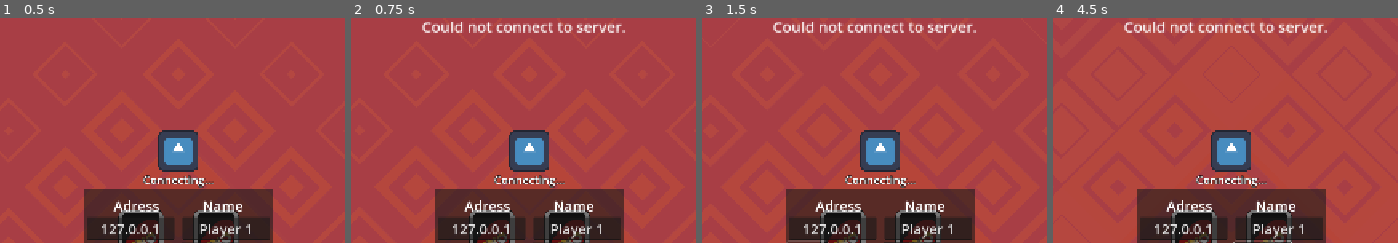
Above: before the commit, frames 1-4 (left to right).
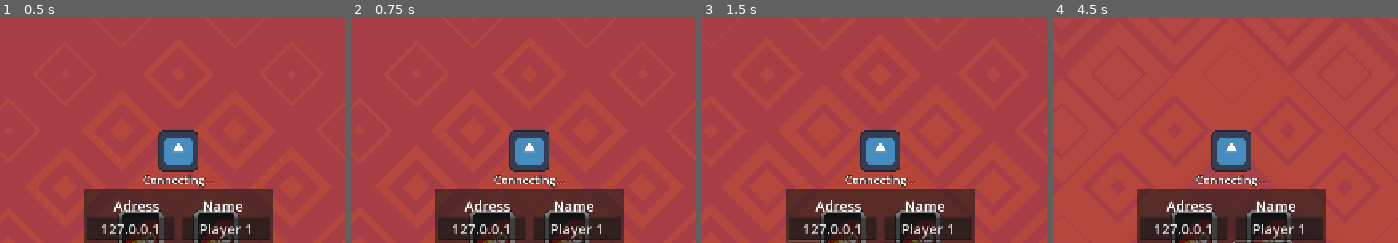
Above: after the commit, the same moments.

Repository: krunkske/Uno-Godot
Game: Godot game, scene res://scenes/main.tscn
Same seed, same stepped clock (60 frames per second), same inputs: the game is played once before the commit and once after it. The engine's default icon, where the game draws it, is replaced by a stand-in: a white triangle on a blue panel in a dark square.
Inputs (mouse positions are % of the whole screen's width and height, from its top left):
- Up to frame 1 (0.5 s): no input
- Up to frame 2 (0.75 s): click "Join" at 0.5 s
- Up to frame 3 (1.5 s): click "Port" at 1.25 s
- Up to frame 4 (4.5 s): click "Port" at 2 s; click "Port" at 2.75 s; tap Enter at 3.5 s; move the mouse to (45, 50) at 3.52 s; press the mouse at (45, 50) at 3.53 s; tap Space at 4.25 s; move the mouse to (55, 50) at 4.27 s; release the mouse at (55, 50) at 4.28 s; click (55, 50) at 4.35 s
The pictures show only the part of the screen within x 24-74%, y 0-50%; the shares and areas given below are measured in that part.

Frame 1 is identical in both runs. In frame 2, 1.5% of the frame differs, in the area x 20-80%, y 1-7%; in frame 3, 1.5%; in frame 4, 1.5%.
Error after the commit: Invalid access to property or key 'info_node' on a base object of type 'Node (Aload.gd)'. (res://scripts/singe_scripts/lobby_ui.gd:42)

Commit message:
stuff. Everything is broken

Diff:
--- a/uno/project.godot
+++ b/uno/project.godot
@@ -20,6 +20,8 @@
 
 Aload="*res://scripts/main_scripts/Aload.gd"
 Lobby="*res://scripts/multiplayer/lobby.gd"
+NewClient="res://scenes/multiplayer/new_client.tscn"
+NewServer="res://scenes/multiplayer/new_server.tscn"
 
 [display]
 
--- a/uno/scenes/main.tscn
+++ b/uno/scenes/main.tscn
@@ -7,7 +7,6 @@
 [ext_resource type="PackedScene" uid="uid://bxp7oom05334p" path="res://scenes/player_deck.tscn" id="2_uhpk0"]
 [ext_resource type="PackedScene" uid="uid://k8dpwqw0blmc" path="res://scenes/win_screen.tscn" id="5_gwy4j"]
 [ext_resource type="PackedScene" uid="uid://c0pm8x4sewfic" path="res://scenes/lobby_ui.tscn" id="5_r7eh0"]
-[ext_resource type="PackedScene" uid="uid://bjktxdg7x3ico" path="res://scenes/info_gui.tscn" id="6_25lth"]
 [ext_resource type="PackedScene" uid="uid://b7jocj5445xy2" path="res://scenes/ui/uno_button.tscn" id="7_sa5k7"]
 [ext_resource type="PackedScene" uid="uid://p5mjswomuwe4" path="res://scenes/ui/color_switch_menu.tscn" id="7_t7xh8"]
 [ext_resource type="PackedScene" uid="uid://bd41hcfe6l32x" path="res://scenes/ui/player_icon.tscn" id="10_olps8"]
@@ -93,10 +92,4 @@
 [node name="lobby_UI" parent="GUI" instance=ExtResource("5_r7eh0")]
 scale = Vector2(0.7, 0.7)
 
-[node name="info_gui" parent="GUI" instance=ExtResource("6_25lth")]
-anchors_preset = 5
-anchor_top = 0.0
-anchor_bottom = 0.0
-grow_vertical = 1
-
 [node name="color_switch_menu" parent="GUI" instance=ExtResource("7_t7xh8")]
--- /dev/null
+++ b/uno/scenes/multiplayer/new_client.gd
@@ -0,0 +1 @@
+extends Node
--- /dev/null
+++ b/uno/scenes/multiplayer/new_client.tscn
@@ -0,0 +1,6 @@
+[gd_scene load_steps=2 format=3 uid="uid://bhokiw6dks64a"]
+
+[ext_resource type="Script" path="res://scenes/multiplayer/new_client.gd" id="1_pgscl"]
+
+[node name="new_client" type="Node"]
+script = ExtResource("1_pgscl")
--- /dev/null
+++ b/uno/scenes/multiplayer/new_server.gd
@@ -0,0 +1,115 @@
+extends Node
+
+var rng := RandomNumberGenerator.new()
+
+#[int, String, int, Array[Vector2i]]
+#hope they inplement nested types
+var player_data : Array[Dictionary]= []
+const example_player := {"id": -1, "username": "fred", "order": 1, "cards": [Vector2i()]}
+var deck := []
+var active_player : int
+var mid_card : Vector2i
+
+var reversed := false
+
+func _ready() -> void:
+	pass
+
+#UTIL FUNCS
+
+## Fill up the deck with all cards of an Uno deck
+func fill_deck() -> void:
+	deck = []
+	for color in range(0, 4): #4 is not included
+		for card in range(0, 13): #13 not included
+			deck.append(Vector2i(card, color))
+	for special_card in range(0, 4): #4 not included
+		deck.append(Vector2i(card_types.card_actions.PLUS1, special_card))
+		deck.append(card_types.PLUS_4_CARD)
+		deck.append(card_types.CHANGE_COLOR_CARD)
+
+## Returns a random card from the deck and removes it from the deck.
+func random_card() -> Vector2i:
+	if deck != []:
+		var len_deck := len(deck) - 1
+		var random_pos = rng.randi_range(0, len_deck)
+		var card : Vector2i = deck[random_pos]
+		deck.pop_at(random_pos)
+		return card
+
+	printerr("FILLING UP THE DECK WITH NEW CARDS") #TODO BUG make better solution
+	fill_deck()
+
+	printerr("Ran out of cards!")
+	return card_types.EMPTY_CARD
+
+## Returns the position in the player_data array that corresponds to the given id
+func get_player_pos_from_id(id:int) -> int:
+	var i := 0
+	for player in player_data:
+		if player.id == id:
+			return i
+		i += 1
+
+	printerr("No corresponding player to id %s" %id)
+	return INF #INF will in most circomstances for this func cause an error
+
+
+#LOCAL FUNCS
+
+## Check if a given card is a valid card to play with the current card in the middle
+func is_valid_card(card: Vector2i) -> bool:
+	if card == card_types.EMPTY_CARD:
+		printerr("Card is an empty card!! Returning True!!")
+		return true
+	if card == card_types.CHANGE_COLOR_CARD:
+		return true
+	elif card == card_types.PLUS_4_CARD:
+		return true
+
+	if card.y > 3:
+		card.y -= 4
+	if mid_card.y > 3:
+		mid_card.y -=4
+
+	if card.y == mid_card.y:
+		return true
+	if card.x == mid_card.x:
+		return true
+
+	if card.x == 13: #TODO Dunno if this check is actually needed
+		return true
+
+	return false
+
+## Calculates the next player who can do an action and sets active_player to that player id
+## skip_amount can be used to set how many players it should skip, defaults to 0
+func set_next_player_turn(skip_amount := 0) -> void:
+	skip_amount += 1
+	var current_player_pos := get_player_pos_from_id(active_player)
+	var current_player_order : int = player_data[current_player_pos].order
+	if reversed:
+		skip_amount *= -1
+
+	var new_active_player_pos := current_player_order + skip_amount
+	if new_active_player_pos >= len(player_data):
+		new_active_player_pos -= len(player_data)
+	elif active_player <= -1:
+		new_active_player_pos += len(player_data)
+
+	active_player = player_data[new_active_player_pos].id
+
+#RPC FUNCS
+
+
+## Called by: Player
+## Get's called by any player who can play a card. If valid it will set the mid_card to that card
+@rpc("any_peer", "call_remote", "reliable")
+func play_card(card_pos_in_deck:int) -> void:
+	var sender_id := multiplayer.get_remote_sender_id()
+	if sender_id != active_player: return
+	var pos := get_player_pos_from_id(sender_id)
+	var player := player_data[pos]
+	var card : Vector2i = player.cards[card_pos_in_deck]
+	if is_valid_card(card):
+		mid_card = card
--- /dev/null
+++ b/uno/scenes/multiplayer/new_server.tscn
@@ -0,0 +1,6 @@
+[gd_scene load_steps=2 format=3 uid="uid://b04x7x6dwmf7d"]
+
+[ext_resource type="Script" uid="uid://b1kb54bjh1tyn" path="res://scenes/multiplayer/new_server.gd" id="1_a8e24"]
+
+[node name="new_server" type="Node"]
+script = ExtResource("1_a8e24")
--- a/uno/scripts/helpers/card_types.gd
+++ b/uno/scripts/helpers/card_types.gd
@@ -0,0 +1,16 @@
+class_name card_types
+#common numbers
+## RED = 0, YELLOW = 1, GREEN = 2, BLUE = 3
+enum colors {RED, YELLOW, GREEN, BLUE, NONE = -1}
+## PLUS1 = 1, SKIP = 10, SWITCH = 11, PLUS2 = 12, SWITCH_COLOR = 13
+enum card_actions {PLUS1 = 1, SKIP = 10, SWITCH = 11, PLUS2 = 12, SWITCH_COLOR = 13}
+
+#special cards
+## (0, 4)
+const BACK_OF_CARD := Vector2i(0, 4)
+## (0, 5)
+const CHANGE_COLOR_CARD := Vector2i(0, 5)
+## (0, 6)
+const PLUS_4_CARD := Vector2i(0, 6)
+## (0, 7)
+const EMPTY_CARD := Vector2i(0, 7)
--- a/uno/scripts/main_scripts/Aload.gd
+++ b/uno/scripts/main_scripts/Aload.gd
@@ -5,9 +5,7 @@
 @onready var pile_up := main.get_node("pile_up")
 
 @onready var gui_node := main.get_node("GUI")
-@onready var info_gui := gui_node.get_node("info_gui")
 @onready var lobby_ui := gui_node.get_node("lobby_UI")
-@onready var info_node := info_gui.get_node("VBoxContainer").get_node("info")
 @onready var color_switch_menu := gui_node.get_node("color_switch_menu")
 @onready var win_screen := gui_node.get_node("win_screen")
 @onready var uno_button := gui_node.get_node("uno_button")
@@ -20,10 +18,6 @@
 @onready var player_icon4 := player_icons.get_node("player_icon4")
 
 @onready var player_icons_list := [player_icon1, player_icon2, player_icon3, player_icon4]
-
-#server and client node
-@onready var server_node : Node = null
-@onready var client_node : Node = null
 
 #the 4 player decks
 @onready var deck1 := main.get_node("player1_deck")
@@ -43,14 +37,10 @@
 
 func reset():
 	lobby_ui.fade_in()
-	color_switch_menu.set_visible(false)
-	info_gui.get_node("VBoxContainer").get_node("start").set_visible(false)
+	color_switch_menu.hide()
 	multiplayer.multiplayer_peer.close()
 	authorized = 1
 	current_focussed_card = null
 	uno_button.get_node("Timer").stop()
 	for i in decks:
 		i.reset()
-
-	client_node.queue_free()
-	server_node.queue_free()
--- a/uno/scripts/multiplayer/lobby.gd
+++ b/uno/scripts/multiplayer/lobby.gd
@@ -5,15 +5,12 @@
 #I did it! Yay!
 #aaand were refactoring everything lol. Good luck again!
 
-var client_node = preload("res://scenes/client.tscn")
-var server_node = preload("res://scenes/server.tscn")
+var PORT := 8080
+const MAX_CLIENTS := 4
 
-var PORT = 8080
-const MAX_CLIENTS = 4
+var peer : WebSocketMultiplayerPeer = null
 
-var peer = null
-
-var connected = 0
+var amount_connected := 0
 
 var playerName
 
@@ -24,134 +21,118 @@
 	multiplayer.connection_failed.connect(self._connected_fail)
 	multiplayer.server_disconnected.connect(self._server_disconnected)
 
+func create_client(ip_address := "127.0.0.1") -> bool:
+	"""if ip_address == "" or OS.get_name() == "Web":
+		ip_address = "wss://1238900430327517204.discordsays.com/server"
+	else:"""
 
-func create_client(ip_address):
-	if ip_address == "" or OS.get_name() == "Web":
-		ip_address = "wss://1238900430327517204.discordsays.com/server"
-	else:
-		ip_address = ip_address + ":" + str(PORT)
+	ip_address = ip_address + ":" + str(PORT)
 
 	peer = WebSocketMultiplayerPeer.new()
 	var err = peer.create_client(ip_address)
 	if err != OK:
-		printerr(err)
+		printerr("An error occured when creating the client: %s" %err)
 		return false
 
 	multiplayer.multiplayer_peer = peer
-
-	var client = client_node.instantiate()
-	Aload.main.add_child(client)
-
-	var server = server_node.instantiate()
-	Aload.main.add_child(server)
 	return true
 
 #hosting will be disabled and not included. only server-client, no peer-to-peer
-func create_server():
+func create_server() -> bool:
 	peer = WebSocketMultiplayerPeer.new()
-	var err = peer.create_server(int(PORT))
+	var err := peer.create_server(int(PORT))
 	if err != OK:
-		printerr(err)
 		match err:
 			22:
-				printerr("could not create server. Another server is already running")
+				printerr("Could not create server. Another server is already running (%s)" %err)
 			_:
-				printerr("could not create server.")
-		#reset func
-		return
+				printerr("An error occured when creating the server: %s" %err)
+		return false
 
-	print("created server at port " + str(PORT))
+	print("Created server at port %s" %PORT)
 	multiplayer.multiplayer_peer = peer
+	return true
 
-	var server = server_node.instantiate()
-	Aload.main.add_child(server)
-
-	var client = client_node.instantiate()
-	Aload.main.add_child(client)
-
-
-func _player_connected(_id):
+##All
+func _player_connected(_id: int) -> void:
 	if multiplayer.is_server():
-		if connected == 4:
+		if amount_connected >= 4:
 			server_full.rpc_id(_id)
 			return
-		connected += 1
-		print(str(_id) + " connected")
+		amount_connected += 1
+		print(str(_id) + " amount_connected")
 
+##Client
+func _connected_ok() -> void:
+	_register_player.rpc_id(1, playerName)
+	print("Sucessfully amount_connected to server.")
+	Aload.info_node.text = "amount_connected to server."
 
-@rpc("authority", "call_remote", "reliable")
-func server_full():
-	print("server full.")
+##Client
+func _connected_fail() -> void:
+	printerr("Connection failed.")
 	Aload.reset()
-	Aload.info_node.text = "Server was full"
+	Aload.info_node.text = "Connection failed."
 
-func _connected_ok():
-	_register_player.rpc_id(1, playerName)
-	print("sucessfully connected to server")
-	Aload.info_node.text = "Connected to server"
+##All
+##THIS NEEDS MAJOR REWORKS!! TODO BUG
+func _player_disconnected(_id) -> void:
+	if not multiplayer.is_server():
+		return
+	print("%s disconnected." %_id)
+	amount_connected -= 1
+	var counter := 0
+	for i in Aload.server_node.playerNames:
+		if i.id == _id:
+			Aload.server_node.playerNames.pop_at(counter)
+			print(Aload.server_node.playerNames)
+			break
+		counter += 1
 
-func _connected_fail():
-	print("connection failed.")
+	counter = 0
+	for i in Aload.server_node.player_order:
+		if i == _id:
+			Aload.server_node.playerNames.pop_at(counter)
+			break
+		counter += 1
+
+	counter = 0
+	for i in Aload.server_node.player_cards:
+		if i.id == _id:
+			Aload.server_node.player_cards.pop_at(counter)
+			break
+		counter += 1
+
+func _server_disconnected() -> void:
+	print("Server closed.")
 	Aload.reset()
-	Aload.info_node.text = "connection failed"
-
-func _player_disconnected(_id):
-	if multiplayer.is_server():
-		print(str(_id) + " disconnected")
-		connected -= 1
-		var counter = 0
-		for i in Aload.server_node.playerNames:
-			if i.id == _id:
-				Aload.server_node.playerNames.pop_at(counter)
-				print(Aload.server_node.playerNames)
-				break
-			counter += 1
-
-		counter = 0
-		for i in Aload.server_node.player_order:
-			if i == _id:
-				Aload.server_node.playerNames.pop_at(counter)
-				break
-			counter += 1
-
-		counter = 0
-		for i in Aload.server_node.player_cards:
-			if i.id == _id:
-				Aload.server_node.player_cards.pop_at(counter)
-				break
-			counter += 1
-		if connected == 0:
-			print("lobby empty, clearing")
-			Aload.client_node.queue_free()
-			Aload.server_node.queue_free()
-
-			var server = server_node.instantiate()
-			Aload.main.add_child(server)
-
-			var client = client_node.instantiate()
-			Aload.main.add_child(client)
-
-func _server_disconnected():
-	print("server disconnected.")
-	Aload.reset()
-	Aload.info_node.text = "Server disconnected"
-
+	Aload.info_node.text = "Server closed."
 
 ##registers a new player and adds it to the list of players
-##called only on the serevr
+##Server
+##NEEDS MIMOR REWORKS TODO
 @rpc("any_peer", "call_remote", "reliable")
-func _register_player(username):
-	Aload.server_node.playerNames.append({"id": multiplayer.get_remote_sender_id(), "name": username})
-	print(connected)
-	if connected == 1 and Aload.headless:
-		print("is master")
-		Aload.authorized = multiplayer.get_remote_sender_id()
+func _register_player(username: String) -> void:
+	var id := multiplayer.get_remote_sender_id()
+	Aload.server_node.playerNames.append({"id": id, "name": username})
+	print("%s players connected." %amount_connected)
+	if amount_connected == 1 and Aload.headless:
+		print("%s is master" %id)
+		Aload.authorized = id
 		Aload.client_node.recieve_players.rpc(Aload.server_node.playerNames, true)
 	else:
 		Aload.client_node.recieve_players.rpc(Aload.server_node.playerNames, false)
 
+##Client
+@rpc("authority", "call_remote", "reliable")
+func server_full() -> void:
+	print("Server full.")
+	Aload.reset()
+	Aload.info_node.text = "Server was full"
 
+##Server
+##NEEDS RENAMING TODO
 @rpc("any_peer", "call_remote", "reliable")
-func is_authorized():
+func is_authorized() -> void:
 	if Aload.headless and multiplayer.get_remote_sender_id() == Aload.authorized:
 		Aload.server_node.start_game()
--- a/uno/scripts/singe_scripts/card.gd
+++ b/uno/scripts/singe_scripts/card.gd
@@ -1,8 +1,6 @@
 extends Sprite2D
 
-var tween1
-var tween2
-var tween3
+var tweens : Array[Tween] = []
 
 var card_value
 var playing_anim = false
@@ -10,42 +8,44 @@
 
 var rng = RandomNumberGenerator.new()
 
-@export var base_pos = Vector2i(0,0)
-@export var my_card = false
-@export var top_card = false
+@export var base_pos : Vector2i
+@export var my_card := false
+@export var top_card := false
 
 # Called when the node enters the scene tree for the first time.
 func _ready() -> void:
 	base_pos = position
 	card_value = self.get_frame_coords()
 	if not my_card:
-		self.set_frame_coords(Vector2i(0, 4))
+		self.set_frame_coords(card_types.BACK_OF_CARD)
 
 
-# Called every frame. 'delta' is the elapsed time since the previous frame.
-func _process(delta: float) -> void:
-	pass
+func set_playing_anim() -> void:
+	playing_anim = false
 
-func set_playing_anim():
-	playing_anim = false
+func kill_all_tweens() -> void:
+	for tween in tweens:
+		if tween:
+			tween.kill()
+
+func create_tweens(amount : int):
+	for i in range(amount):
+		var tween := get_tree().create_tween()
+		tweens.append(tween)
 
 func bop_up():
 	if not active:
 		return
 	#playing_anim = true
-	if tween1:
-		tween1.kill()
-	if tween2:
-		tween2.kill()
+	kill_all_tweens()
+	create_tweens(2)
 	#self.set_z_index(1)
-	tween1 = get_tree().create_tween()
-	tween2 = get_tree().create_tween()
-	tween1.set_ease(Tween.EASE_OUT)
-	tween2.set_ease(Tween.EASE_OUT)
-	tween1.set_trans(Tween.TRANS_CIRC)
-	tween2.set_trans(Tween.TRANS_CIRC)
-	tween1.tween_property(self, "position", position + Vector2(0, -30), 0.5)
-	tween2.tween_property(self, "scale", Vector2(1.1, 1.1), 0.5)
+	tweens[0].set_ease(Tween.EASE_OUT)
+	tweens[1].set_ease(Tween.EASE_OUT)
+	tweens[0].set_trans(Tween.TRANS_CIRC)
+	tweens[1].set_trans(Tween.TRANS_CIRC)
+	tweens[0].tween_property(self, "position", position + Vector2(0, -30), 0.5)
+	tweens[1].tween_property(self, "scale", Vector2(1.1, 1.1), 0.5)
 	#tween1.tween_callback(set_playing_anim)
 
 func bop_down():
@@ -53,42 +53,29 @@
 		return
 	#playing_anim = true
 	#self.set_z_index(0)
-	if tween1:
-		tween1.kill()
-	if tween2:
-		tween2.kill()
-
-	tween1 = get_tree().create_tween()
-	tween2 = get_tree().create_tween()
-	tween1.set_ease(Tween.EASE_OUT)
-	tween2.set_ease(Tween.EASE_OUT)
-	tween1.set_trans(Tween.TRANS_CIRC)
-	tween2.set_trans(Tween.TRANS_CIRC)
-	tween1.tween_property(self, "position", base_pos, 0.5)
-	tween2.tween_property(self, "scale", Vector2(1, 1), 0.5)
+	kill_all_tweens()
+	create_tweens(2)
+	tweens[0].set_ease(Tween.EASE_OUT)
+	tweens[1].set_ease(Tween.EASE_OUT)
+	tweens[0].set_trans(Tween.TRANS_CIRC)
+	tweens[1].set_trans(Tween.TRANS_CIRC)
+	tweens[0].tween_property(self, "position", base_pos, 0.5)
+	tweens[1].tween_property(self, "scale", Vector2(1, 1), 0.5)
 	#tween1.tween_callback(set_playing_anim)
 
 func go_to_middle():
 	if not active:
 		return
 	playing_anim = true
-	if tween1:
-		tween1.kill()
-	if tween2:
-		tween2.kill()
-	if tween3:
-		tween3.kill()
-
-	tween1 = get_tree().create_tween()
-	tween2 = get_tree().create_tween()
-	tween3 = get_tree().create_tween()
-	tween1.set_trans(Tween.TRANS_CIRC)
-	tween2.set_trans(Tween.TRANS_LINEAR)
-	tween3.set_trans(Tween.TRANS_LINEAR)
-	tween1.tween_property(self, "global_position", Aload.pile_up.position, 0.5)
-	tween2.tween_property(self, "scale", Vector2(1, 1), 0.5)
-	tween3.tween_property(self, "rotation_degrees", rng.randi_range(-10, 10), 0.5)
-	self.set_z_index(len(Aload.client_node.mid_pile))
+	kill_all_tweens()
+	create_tweens(3)
+	tweens[0].set_trans(Tween.TRANS_CIRC)
+	tweens[1].set_trans(Tween.TRANS_LINEAR)
+	tweens[2].set_trans(Tween.TRANS_LINEAR)
+	tweens[0].tween_property(self, "global_position", Aload.pile_up.position, 0.5)
+	tweens[1].tween_property(self, "scale", Vector2(1, 1), 0.5)
+	tweens[2].tween_property(self, "rotation_degrees", rng.randi_range(-10, 10), 0.5)
+	self.set_z_index(len(Aload.client_node.mid_pile)) #TODO fix ordering
 	active = false
 
 func _on_area_2d_mouse_entered() -> void:
@@ -105,20 +92,18 @@
 
 
 func _on_area_2d_input_event(viewport: Node, event: InputEvent, shape_idx: int) -> void:
-	if event.is_action_pressed("LmouseButton") and Aload.current_focussed_card == self and not top_card:
-		print("clicked " + str(card_value))
-		var index = 0
-		for i in Aload.client_node.my_cards:
-			Aload.info_node.text = str(Aload.current_focussed_card.get_frame_coords())
-			print(i)
-			if i == Aload.current_focussed_card.get_frame_coords():
-				if i.x == 0 and i.y == 5:
+	var can_play : bool = event.is_action_pressed("LmouseButton") and Aload.current_focussed_card == self
+	if can_play and not top_card:
+		print("clicked %s" %card_value)
+		var index := 0
+		for card in Aload.client_node.my_cards:
+			if card == Aload.current_focussed_card.get_frame_coords():
+				if card == card_types.CHANGE_COLOR_CARD or card == card_types.PLUS_4_CARD:
 					Aload.color_switch_menu.choose_color(index)
-				elif i.x == 0 and i.y == 6:
-					Aload.color_switch_menu.choose_color(index)
+					return
 				else:
 					Aload.server_node.play_card.rpc_id(1, index)
-				break
+					return
 			index += 1
-	elif event.is_action_pressed("LmouseButton") and Aload.current_focussed_card == self and top_card:
+	else:
 		Aload.server_node.ask_for_card.rpc_id(1)
Not shown: 1 places in uno/scenes/card.tscn that only renumber resources
Not shown: 1 places in uno/scenes/info_gui.tscn that only renumber resources
Not shown: 1 places in uno/scenes/lobby_ui.tscn that only renumber resources
Not shown: 1 places in uno/scenes/main.tscn that only renumber resources
Not shown, added: uno/scenes/multiplayer/new_client.gd.uid
Not shown, added: uno/scenes/multiplayer/new_server.gd.uid
Not shown: 1 places in uno/scenes/player_deck.tscn that only renumber resources
Not shown: 1 places in uno/scenes/ui/color_switch_menu.tscn that only renumber resources
Not shown: 1 places in uno/scenes/win_screen.tscn that only renumber resources
Not shown, removed: .~lock.server.xlsx#
